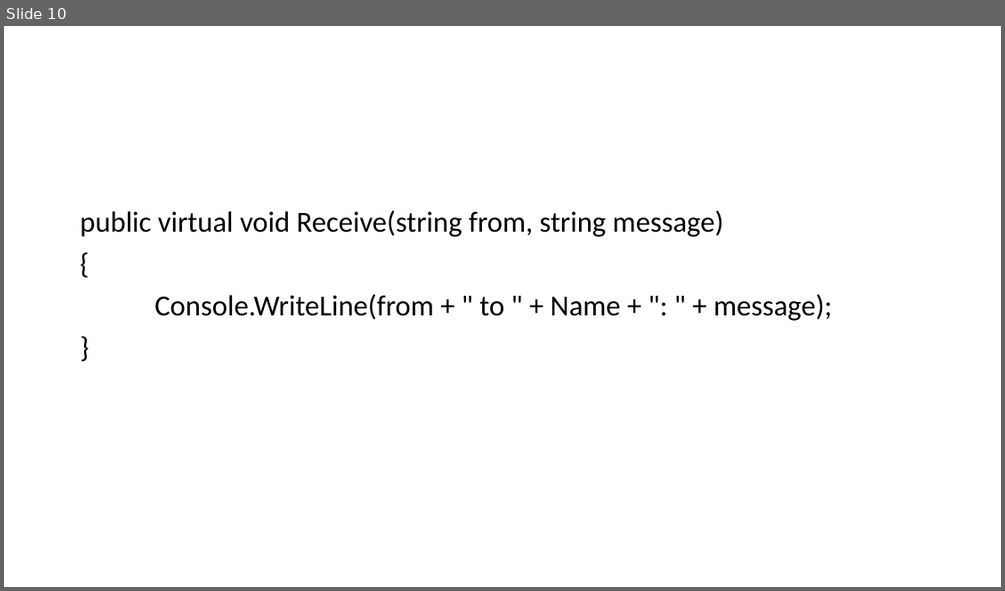
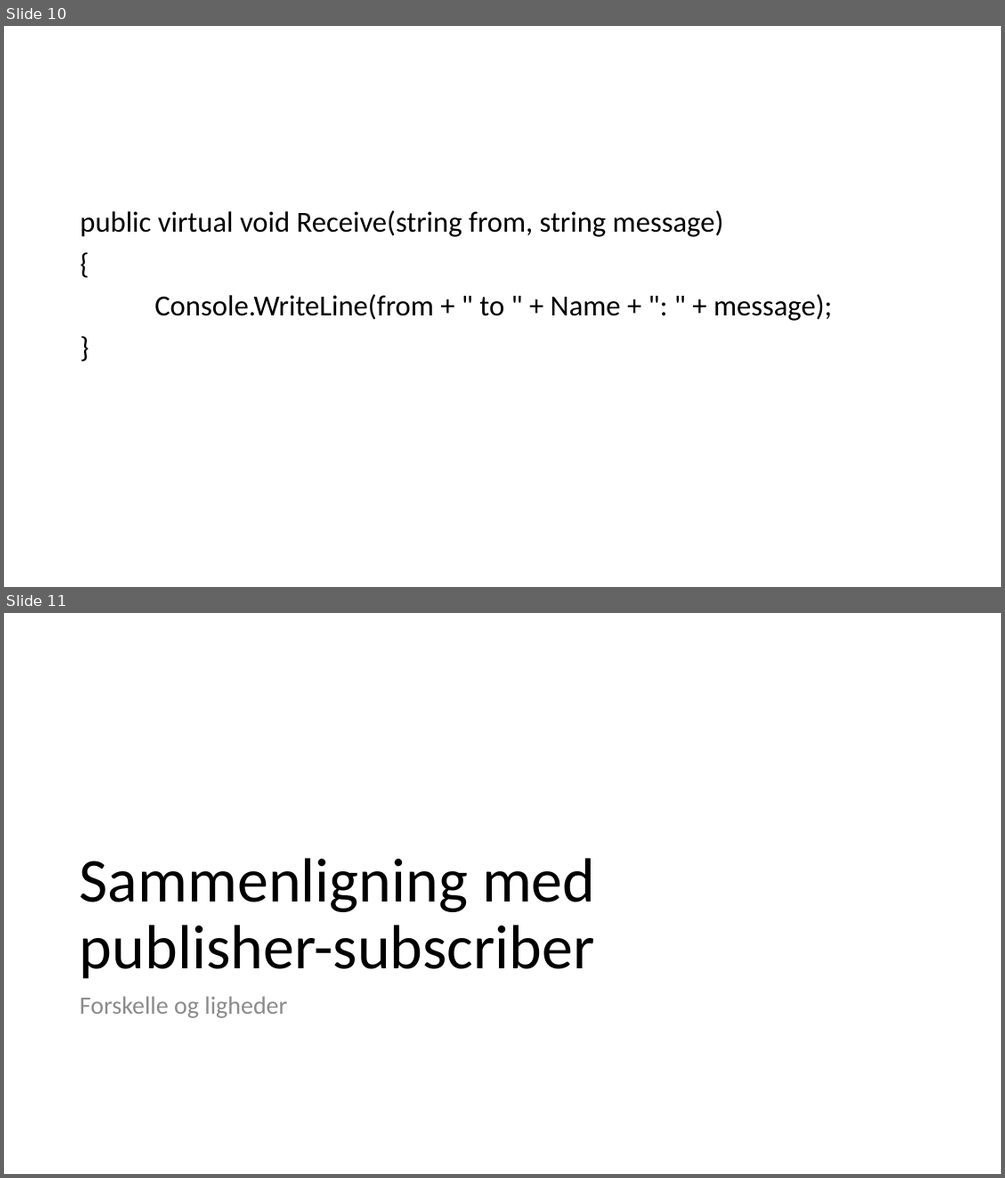
Before and after one commit to BjornNorgaard/I4SWD, a slide deck: MediatorPattern/Presentation/Mediator Pattern.pptx. Shown one above the other, each under a label of ours: slide 10 before the commit, slides 10 and 11 after it. The pictures are 1005x591 and 1005x1178 pixels, drawn with LibreOffice and Linux fonts; fonts in the diff are those of the drawing. Boxes give left, top, right and bottom in pixels: in the first picture for what was removed or moved away, otherwise in the second. Text is boxed around its words. In the diff, an @@ line names an element or a change of style, - is before the commit and + after.

```diff
--- a/MediatorPattern/Presentation/Mediator Pattern.pptx
+++ b/MediatorPattern/Presentation/Mediator Pattern.pptx
@@ slide 11 added at bbox=[4, 613, 1001, 1174], background #FFFFFF @@
@@ title added at bbox=[80, 858, 595, 979], 60 pt, text #000000 @@
+Sammenligning med
+publisher-subscriber
@@ text added at bbox=[80, 996, 287, 1018], 24 pt, text #8C8C8C @@
+Forskelle og ligheder
```
Also in this commit, not shown: 2 other slides added.
